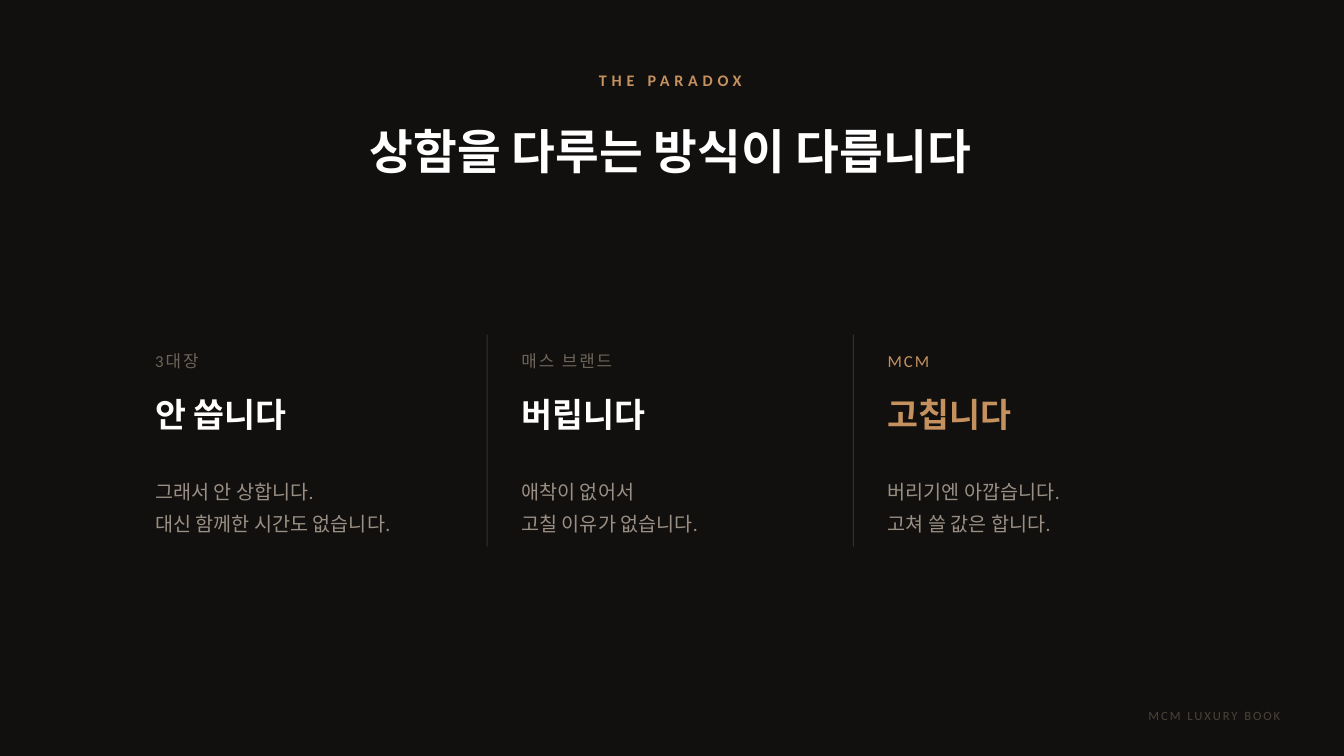
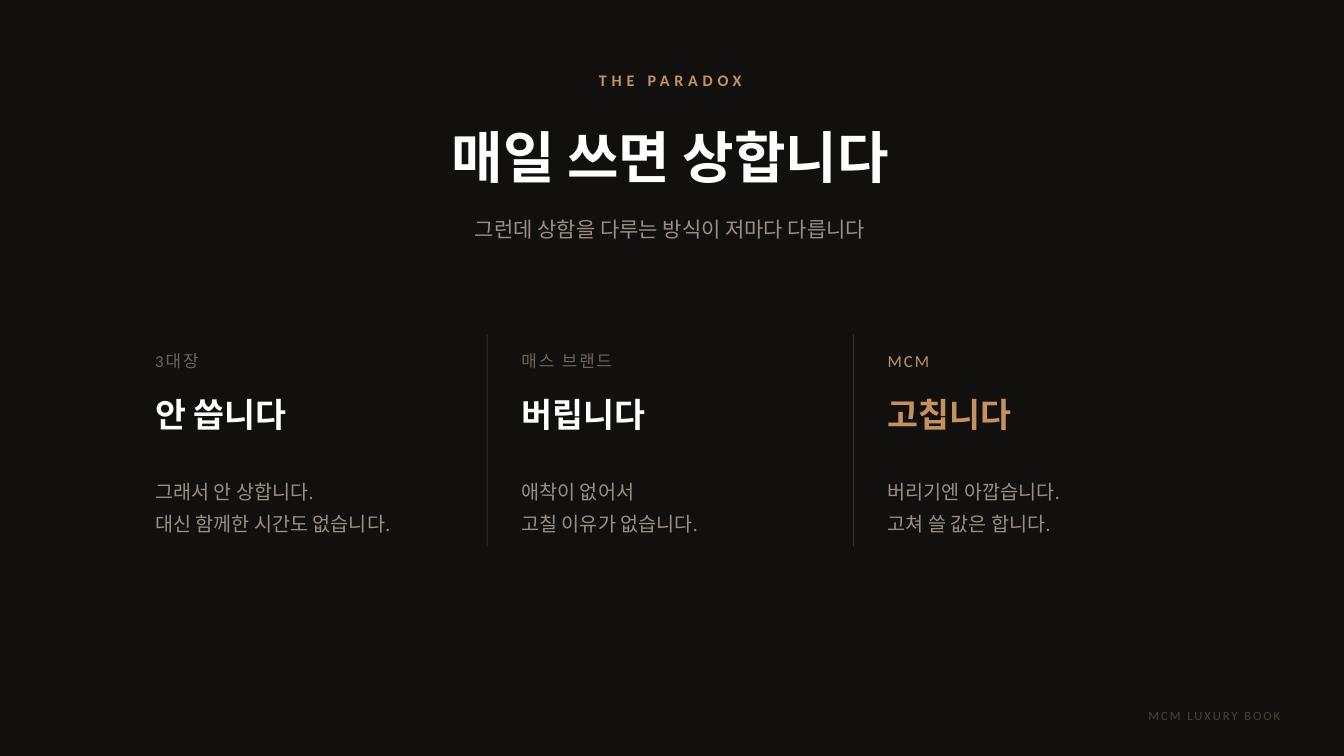
Before and after one commit to elominatedCloud/likeGonzi, a slide deck: slide 11 of docs/ir/MCM_Luxury_Book_IR.pptx (slide 12 before the commit). Drawn at 1344x756 pixels with LibreOffice and Linux fonts; fonts in the diff are those of the drawing; background and template pictures are left out. Boxes give left, top, right and bottom in pixels: in the first picture for what was removed or moved away, otherwise in the second. Text is boxed around its words. In the diff, an @@ line names an element or a change of style, - is before the commit and + after.

```diff
--- a/docs/ir/MCM_Luxury_Book_IR.pptx
+++ b/docs/ir/MCM_Luxury_Book_IR.pptx
@@ text added at [452, 130, 889, 183], 40 pt, text #FFFFFF, bold @@
+매일 쓰면 상합니다
@@ text "그런데 상함을 다루는 방식이 저마다 ..." at [475, 219, 865, 239]: vertical alignment top to middle @@
@@ text at [475, 219, 865, 239]: text changed; size 34 to 15 pt; text colour #FFFFFF to #9A8F84; bold off @@
-상함을 다루는 방식이 다릅니다
+그런데 상함을 다루는 방식이 저마다 다릅니다
```
Also in this commit, not shown: 7 other slides changed, 2 slides added, 6 slides removed, 3 other files.
